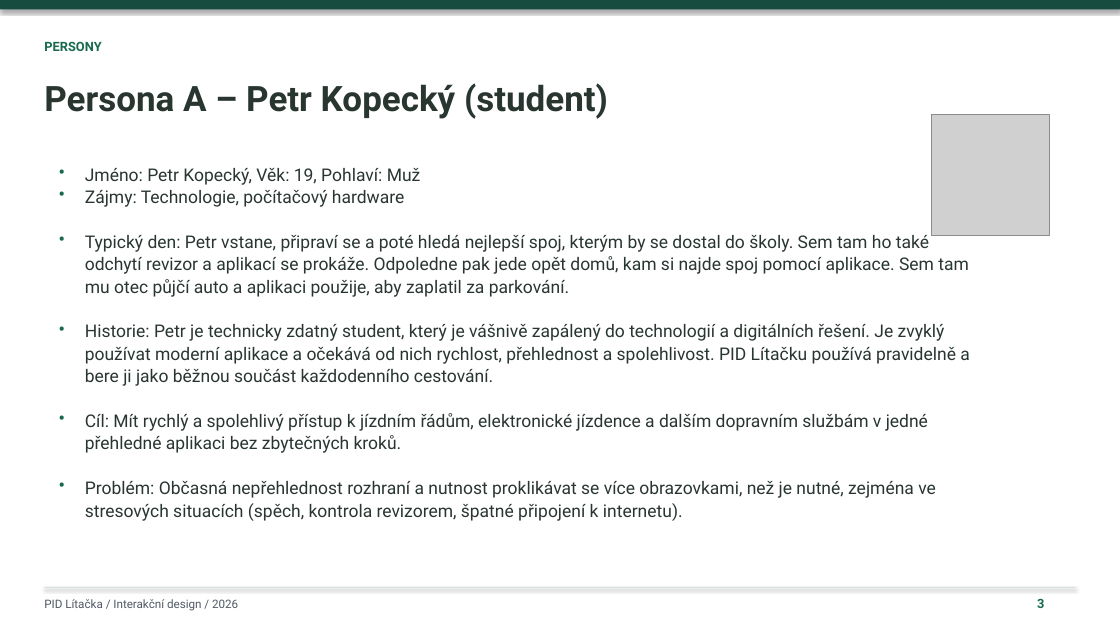
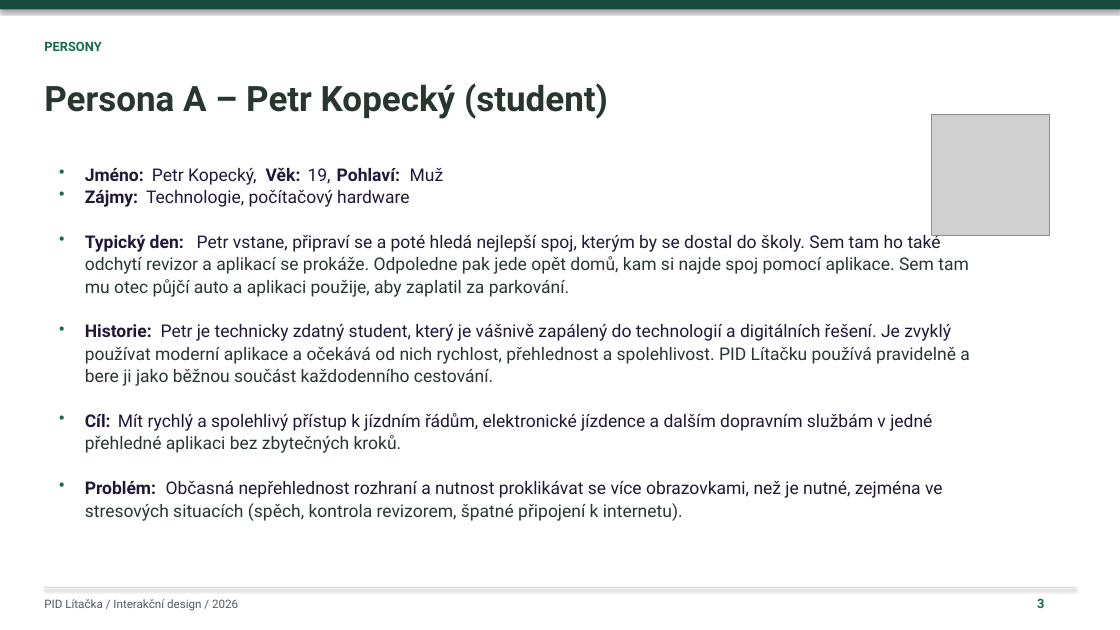
Before and after one commit to ShachPlay/ID_2026, a slide deck: slide 3 of PID-Litacka-Plichta-upravena.pptx. Drawn at 1120x630 pixels with LibreOffice and Linux fonts; fonts in the diff are those of the drawing; grey boxes stand for pictures. Boxes give left, top, right and bottom in pixels: in the first picture for what was removed or moved away, otherwise in the second. Text is boxed around its words. In the diff, an @@ line names an element or a change of style, - is before the commit and + after.

```diff
--- a/PID-Litacka-Plichta-upravena.pptx
+++ b/PID-Litacka-Plichta-upravena.pptx
@@ text removed at bbox=[85, 168, 421, 185] @@
-Jméno: Petr Kopecký, Věk: 19, Pohlaví: Muž
@@ text added at bbox=[85, 168, 144, 181], 15 pt, text #211837, bold @@
+Jméno:
@@ text added at bbox=[152, 168, 257, 185], 15 pt, text #211837 @@
+Petr Kopecký,
@@ text added at bbox=[266, 168, 301, 181], 15 pt, text #211837, bold @@
+Věk:
@@ text added at bbox=[308, 168, 331, 184], 15 pt, text #211837 @@
+19,
@@ text added at bbox=[337, 168, 400, 181], 15 pt, text #211837, bold @@
+Pohlaví:
@@ text added at bbox=[410, 168, 444, 181], 15 pt, text #211837 @@
+Muž
@@ text added at bbox=[85, 190, 138, 207], 15 pt, text #211837, bold @@
+Zájmy:
@@ text at bbox=[146, 190, 409, 207]: text changed; text colour #293630 to #211837 @@
-Zájmy: Technologie, počítačový hardware
+Technologie, počítačový hardware
@@ text added at bbox=[85, 235, 184, 252], 15 pt, text #211837, bold @@
+Typický den:
@@ text at bbox=[197, 232, 941, 252]: text changed; text colour #293630 to #211837 @@
-Typický den: Petr vstane, připraví se a poté hledá nejlepší spoj, kterým by se dostal do školy. Sem tam ho také
+Petr vstane, připraví se a poté hledá nejlepší spoj, kterým by se dostal do školy. Sem tam ho také
@@ text added at bbox=[85, 324, 152, 337], 15 pt, text #211837, bold @@
+Historie:
@@ text at bbox=[161, 324, 951, 341]: text changed; text colour #293630 to #211837 @@
-Historie: Petr je technicky zdatný student, který je vášnivě zapálený do technologií a digitálních řešení. Je zvyklý
+Petr je technicky zdatný student, který je vášnivě zapálený do technologií a digitálních řešení. Je zvyklý
@@ text added at bbox=[85, 414, 111, 427], 15 pt, text #211837, bold @@
+Cíl:
@@ text at bbox=[118, 413, 932, 431]: text changed; text colour #293630 to #211837 @@
-Cíl: Mít rychlý a spolehlivý přístup k jízdním řádům, elektronické jízdence a dalším dopravním službám v jedné
+Mít rychlý a spolehlivý přístup k jízdním řádům, elektronické jízdence a dalším dopravním službám v jedné
@@ text added at bbox=[85, 481, 156, 494], 15 pt, text #211837, bold @@
+Problém:
@@ text at bbox=[166, 481, 943, 498]: text changed; text colour #293630 to #211837 @@
-Problém: Občasná nepřehlednost rozhraní a nutnost proklikávat se více obrazovkami, než je nutné, zejména ve
+Občasná nepřehlednost rozhraní a nutnost proklikávat se více obrazovkami, než je nutné, zejména ve
```
Also in this commit, not shown: 2 other slides changed.
